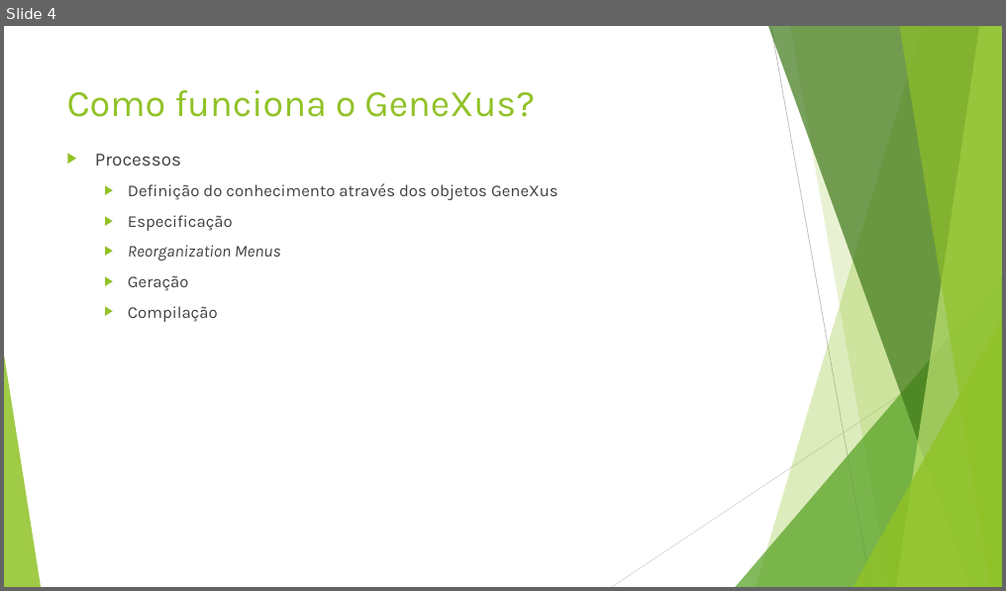
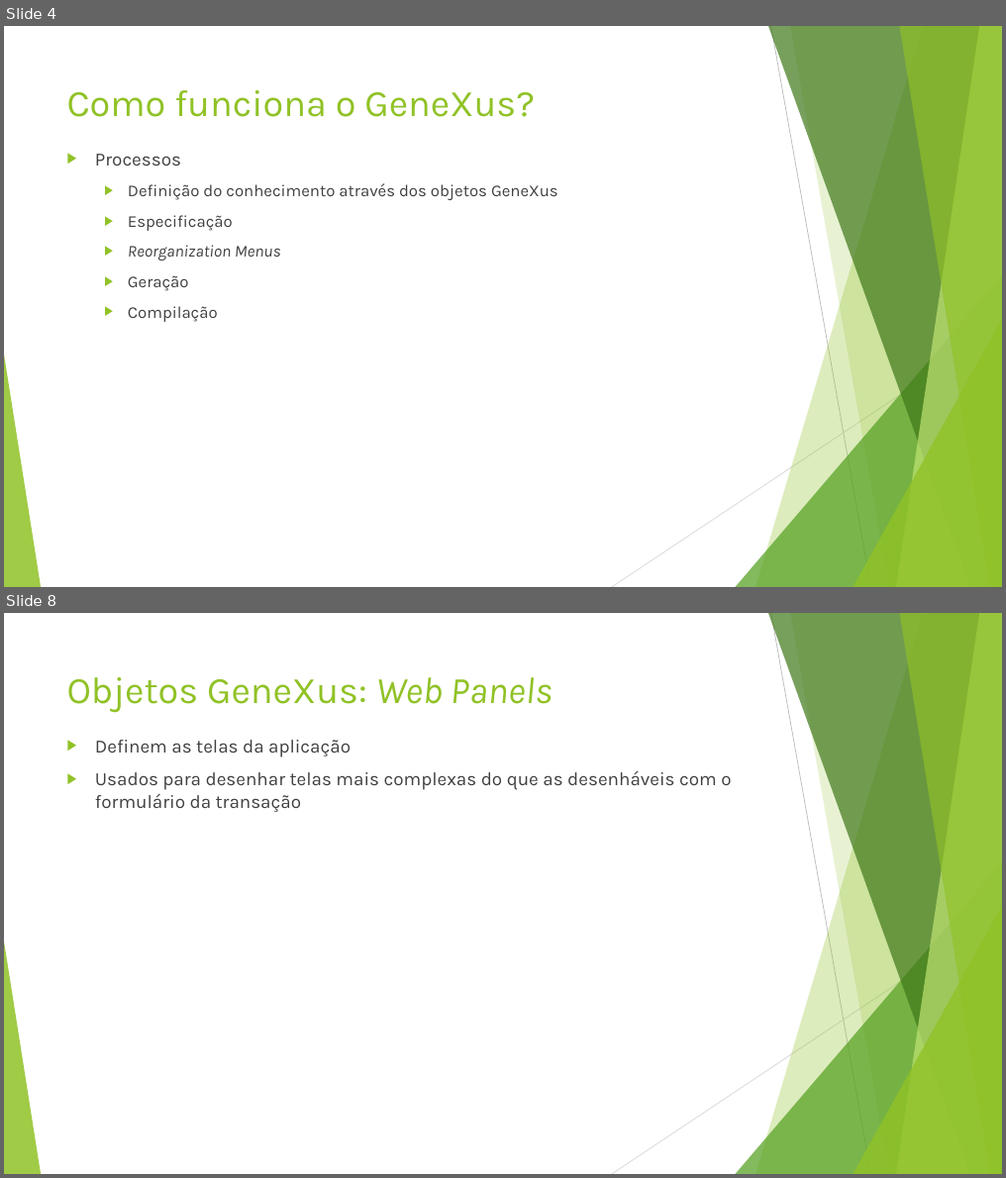
Before and after one commit to josenelsoncultri/Techweek2019, a slide deck: Techweek2019.pptx. Shown one above the other, each under a label of ours: slide 4 before the commit, slides 4 and 8 after it; the slides between them are not shown. The pictures are 1006x591 and 1006x1178 pixels, drawn with LibreOffice and Linux fonts; fonts in the diff are those of the drawing; background and template pictures are left out. Boxes give left, top, right and bottom in pixels: in the first picture for what was removed or moved away, otherwise in the second. Text is boxed around its words. In the diff, an @@ line names an element or a change of style, - is before the commit and + after.

Commit message:
Acréscimo de slides sobre objetos GeneXus e definições de alguns deles

```diff
--- a/Techweek2019.pptx
+++ b/Techweek2019.pptx
@@ slide 8 added at box(4, 613, 1002, 1174), background #FFFFFF; not listed: 10 template elements that a slide beside it also shows @@
@@ title added at box(67, 677, 552, 713), 36 pt, text #90C226 @@
+Objetos GeneXus: Web Panels
@@ text added at box(95, 740, 731, 812), 18 pt, text #404040 @@
+▶ Definem as telas da aplicação
+▶ Usados para desenhar telas mais complexas do que as desenháveis com o formulário da transação
```
Also in this commit, not shown: 3 other slides added.
